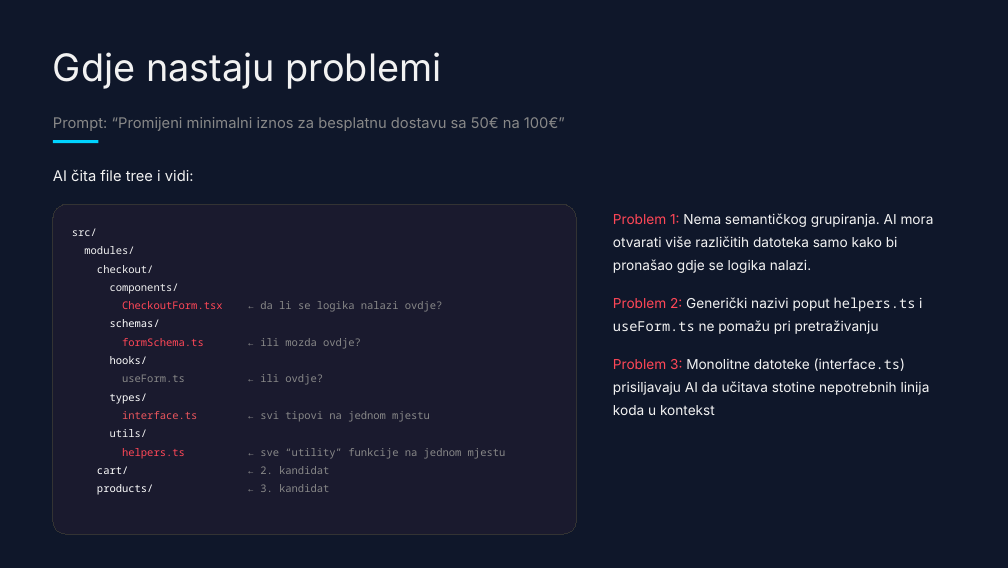
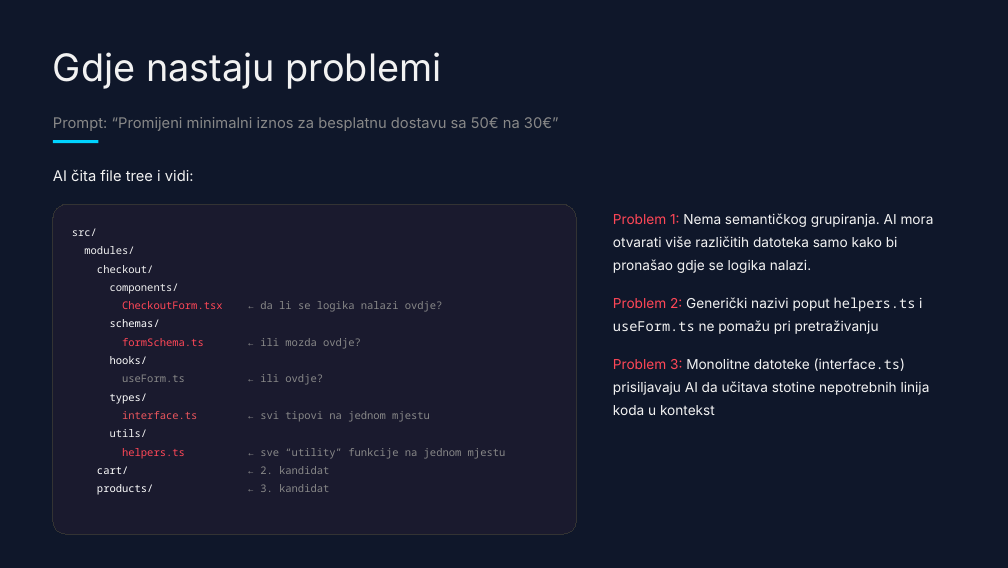
Before and after one commit to doksara/debug-presentation, a slide deck: slide 22 of frontend-arhitektura--dark-tech-with-fsd.pptx (slide 23 before the commit). Drawn at 1008x568 pixels with LibreOffice and Linux fonts; fonts in the diff are those of the drawing. Boxes give left, top, right and bottom in pixels: in the first picture for what was removed or moved away, otherwise in the second. Text is boxed around its words. In the diff, an @@ line names an element or a change of style, - is before the commit and + after.

```diff
--- a/frontend-arhitektura--dark-tech-with-fsd.pptx
+++ b/frontend-arhitektura--dark-tech-with-fsd.pptx
@@ text at [53, 117, 559, 131]: text changed @@
-Prompt: “Promijeni minimalni iznos za besplatnu dostavu sa 50€ na 100€”
+Prompt: “Promijeni minimalni iznos za besplatnu dostavu sa 50€ na 30€”
```
Also in this commit, not shown: 8 other slides changed, 9 slides added, 6 slides removed, 5 other files.
